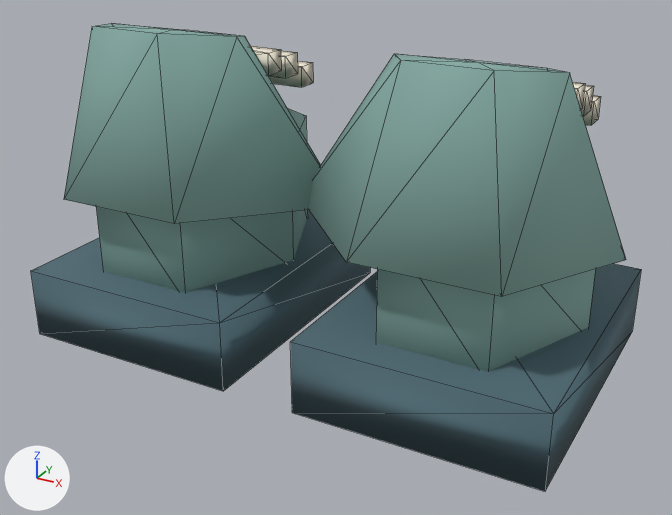
The glTF model public/assets/island/characters/wear/shoes_hiking_low.glb: old version first, new version second.
Before and after are seen from a 50 mm camera at (0.431, -0.719, 0.486) aimed at (0.012, 0.042, 0.105). Arrows for +X, +Y and +Z are at lower left; the lights stay in place. The picture after the commit comes second. Mesh edges are drawn as thin lines.

The scene before the commit, as lines of its bpy script (objects in view):
```python
me_mesh_0 = bpy.data.meshes.new('Mesh_0')
me_mesh_0.from_pydata(...)  # 120 vertices, 192 faces; spans x -0.298..0.298, y -0.091..0.223, z 0.0..0.333
# faces by material slot: [96, 24, 72]
me_mesh_0.materials.append(mat_main)
me_mesh_0.materials.append(mat_sole)
me_mesh_0.materials.append(mat_trim)
ob_bakedf1 = bpy.data.objects.new('BakedF1', me_mesh_0)
ob_bakedf1.location = (0.0, 0.0, 0.0)
```
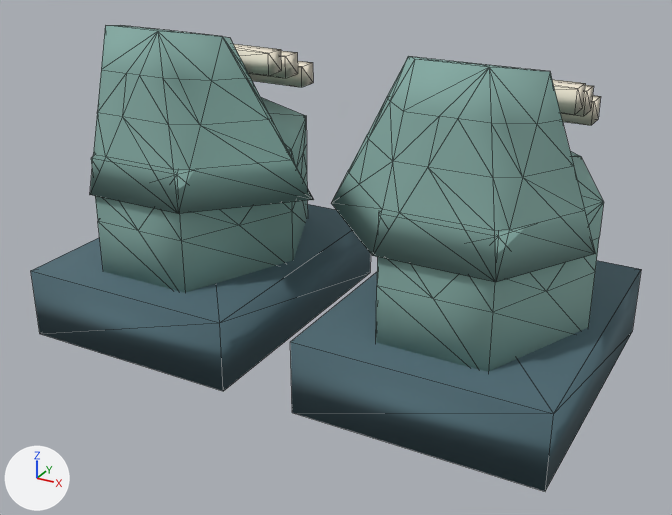
Boxes (x1, y1, x2, y2) around the edits, measured in the pictures (672 x 515 px):
'BakedF1', reshaped
    before: (31, 24, 641, 491)
    after: (31, 25, 641, 491)
part 1 of me_mesh_0, rebuilt (17% narrower, 7% shorter)
    before: (309, 54, 626, 297)
    after: (331, 56, 595, 282)
part 2 of me_mesh_0, rebuilt
    before: (64, 24, 321, 224)
    after: (90, 25, 313, 214)
part 3 of me_mesh_0, cut back
    before: (96, 109, 596, 372)
    after: (91, 97, 604, 372)

Patch to the scene script:
```diff
--- a/public/assets/island/characters/wear/shoes_hiking_low.glb.py
+++ b/public/assets/island/characters/wear/shoes_hiking_low.glb.py
@@ me_mesh_0 @@
 # used by ob_bakedf1; location = (0.0, 0.0, 0.0)
-me_mesh_0.from_pydata(...)  # 120 vertices, 192 faces; spans x -0.298..0.298, y -0.091..0.223, z 0.0..0.333
+me_mesh_0.from_pydata(...)  # 288 vertices, 528 faces; spans x -0.281..0.281, y -0.091..0.223, z 0.0..0.333
+# me_mesh_0 part 1: the loose piece of 14 vertices spanning x -0.026..0.298, y -0.083..0.156, z 0.165..0.333 is rebuilt with 62 vertices and now spans x 0.01..0.271, y -0.06..0.133, z 0.165..0.333
+# me_mesh_0 part 2: the loose piece of 14 vertices spanning x -0.298..0.026, y -0.083..0.156, z 0.165..0.333 is rebuilt with 62 vertices and now spans x -0.271..-0.01, y -0.06..0.133, z 0.165..0.333
+# me_mesh_0 part 3
+# 36 faces are deleted
+# 30 vertices are added at x -0.253..0.253, y -0.055..0.187, z 0.169..0.236
+# 12 new vertices lie (0.0, 0.0, -0.033) away from vertices in x -0.267..0.267, y -0.055..0.187, z 0.202
+# 12 new vertices lie (0.0, 0.0, -0.034) away from vertices in x -0.267..0.267, y -0.055..0.187, z 0.169
+# 6 new vertices lie (0.053, 0.0, 0.0) away from vertices in x -0.213..0.107, y -0.055..0.187, z 0.135..0.169
+# 6 new vertices lie (0.027, 0.061, 0.0) away from vertices in x -0.267..0.213, y -0.055..0.066, z 0.135..0.169
+# 6 new vertices lie (-0.027, 0.061, 0.0) away from vertices in x -0.213..0.267, y -0.055..0.066, z 0.135..0.169
+# 180 new faces join them, mat_main
 me_mesh_0.materials.append(mat_main)
```
